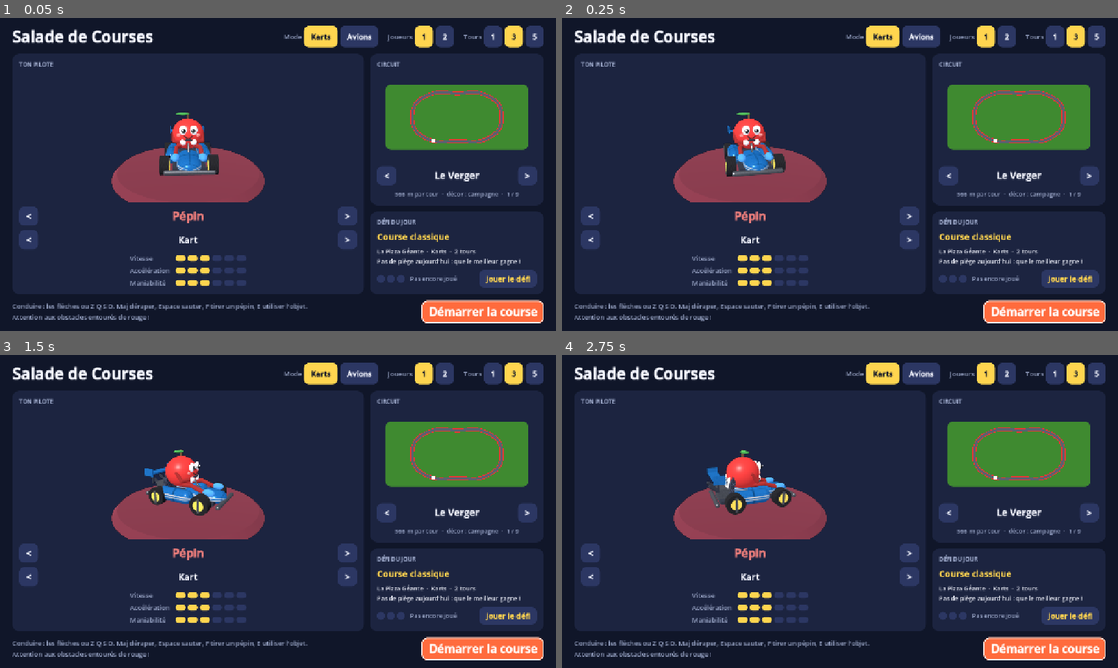
Above: before the commit, frames 1-4 (two rows, left to right).
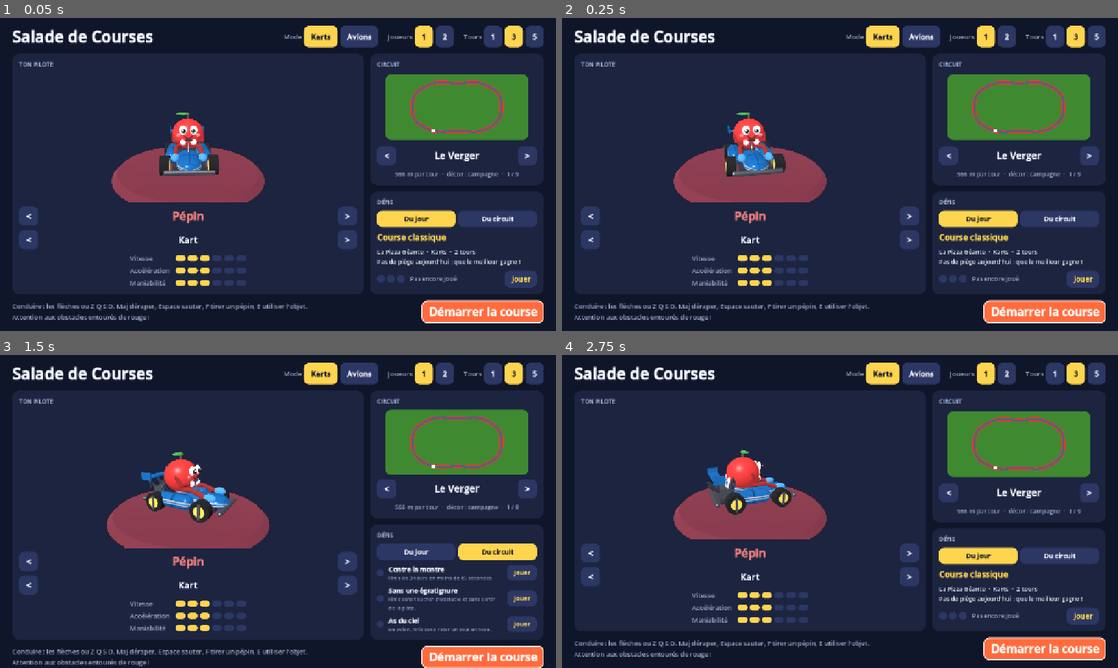
Above: after the commit, the same moments.

Repository: mariusortiz/salade-de-courses
Game: Godot game, scene res://main.tscn
The game is run twice, just before and just after one commit, with the same random seed, the same clock (stepped at 60 frames per second) and the same inputs.
Inputs (mouse positions are in pixels of both pictures, inside the frame that each line leads up to):
- Up to frame 1 (0.05 s): no input
- Up to frame 2 (0.25 s): no input
- Up to frame 3 (1.5 s): click (417, 555) at 0.5 s, where only the run after the commit has a clickable "Du jour"; click (494, 555) at 1.25 s, where only the run after the commit has a clickable "Du circuit"
- Up to frame 4 (2.75 s): click (979, 552) at 2 s, where only the run after the commit has a clickable "Du jour"

The runs differ from the first frame. In frame 1, 6.1% of the frame differs, in the area x 67-97%, y 18-87%; in frame 2, 6.1%; in frame 3, 16%, in the area x 2-98%, y 17-100%; in frame 4, 6.1%.

Commit message:
Ajoute une musique par circuit et trois défis par circuit
Co-Authored-By: Claude Fable 5.2 <noreply@anthropic.com>

Diff:
--- a/donnees/circuits.gd
+++ b/donnees/circuits.gd
@@ -18,6 +18,8 @@
 #    obstacles  où poser les obstacles (si on n'écrit rien : 0.3, 0.5, 0.7 et 0.9).
 #               Une fois sur deux ils ne bougent pas, sinon ils traversent la route.
 #    musique    le fichier de musique du circuit, dans le dossier musique/
+#    defis      les trois défis du circuit (si on n'écrit rien, le jeu en choisit trois).
+#               Les défis possibles sont dans donnees/defis.gd.
 #    decor      "campagne" (si on n'écrit rien), "espace", "montagne", "grotte", "pizza",
 #               "aquarium", "frigo" ou "potager". Les décors sont fabriqués dans jeu/decor.gd.
 #               Certains changent la conduite : on flotte dans l'espace et dans l'aquarium,
@@ -82,7 +84,7 @@
 		"turbos": [0.05, 0.55],
 		"tremplins": [],
 		"bonus": [0.2, 0.45, 0.75],
-		"musique": "res://musique/course-3.mp3",
+		"musique": "res://musique/espace.ogg",
 		"points": [
 			Vector3(93, 5.6, -23),
 			Vector3(79, 3.1, -54),
@@ -110,7 +112,7 @@
 		"turbos": [0.03],
 		"tremplins": [],
 		"bonus": [0.15, 0.5, 0.8],
-		"musique": "res://musique/course-1.mp3",
+		"musique": "res://musique/montagne.ogg",
 		"points": [
 			Vector3(119, 0, 0),
 			Vector3(102, 0.9, 32),
@@ -138,7 +140,7 @@
 		"turbos": [0.05, 0.5],
 		"tremplins": [],
 		"bonus": [0.2, 0.6, 0.85],
-		"musique": "res://musique/course-2.mp3",
+		"musique": "res://musique/grotte.ogg",
 		"points": [
 			Vector3(114, 3, 0),
 			Vector3(92, 5.1, 24),
@@ -166,7 +168,7 @@
 		"turbos": [0.1, 0.6],
 		"tremplins": [],
 		"bonus": [0.25, 0.5, 0.85],
-		"musique": "res://musique/course-1.mp3",
+		"musique": "res://musique/pizza.ogg",
 		"points": [
 			Vector3(87, 0, 0),
 			Vector3(67, 0, 30),
@@ -193,7 +195,7 @@
 		"turbos": [0.06, 0.55],
 		"tremplins": [],
 		"bonus": [0.2, 0.45, 0.8],
-		"musique": "res://musique/course-3.mp3",
+		"musique": "res://musique/aquarium.ogg",
 		"points": [
 			Vector3(105, 0, 26),
 			Vector3(97, 0.9, 38),
@@ -221,7 +223,7 @@
 		"turbos": [0.05],
 		"tremplins": [],
 		"bonus": [0.2, 0.5, 0.8],
-		"musique": "res://musique/course-2.mp3",
+		"musique": "res://musique/frigo.ogg",
 		"points": [
 			Vector3(0, 0, 55),
 			Vector3(-52, 0, 52),
@@ -249,7 +251,7 @@
 		"turbos": [0.05, 0.5],
 		"tremplins": [],
 		"bonus": [0.15, 0.4, 0.7],
-		"musique": "res://musique/course-1.mp3",
+		"musique": "res://musique/potager.ogg",
 		"points": [
 			Vector3(70, 2.1, 34),
 			Vector3(38, 2.8, 44),
--- a/donnees/defis.gd
+++ b/donnees/defis.gd
@@ -14,6 +14,16 @@
 #              "patinoire"  la route glisse (karts seulement)
 #
 #  On gagne une étoile en finissant la course, deux sur le podium, trois en gagnant.
+#
+#  LES DÉFIS DES CIRCUITS
+#  Chaque circuit a trois défis, à réussir quand on veut. Ils se jouent seul, en 3 tours.
+#  Un circuit peut choisir les siens avec "defis" (voir donnees/circuits.gd), sinon il en
+#  reçoit trois : le chrono, un défi de kart et un défi d'avion.
+#
+#    nom      le nom du défi
+#    texte    ce qu'il faut faire (%d est remplacé par le nombre « combien »)
+#    avions   true = le défi se joue en avion
+#    combien  le nombre à atteindre
 # ─────────────────────────────────────────────────────────────
 extends RefCounted
 
@@ -27,3 +37,20 @@
 ]
 
 const ETOILES := ["Finir la course", "Finir sur le podium", "Gagner la course"]
+
+const EPREUVES := {
+	"chrono": {"nom": "Contre la montre", "texte": "Finis les 3 tours en moins de %d secondes.", "avions": false, "combien": 0},
+	"sans_faute": {"nom": "Sans une égratignure", "texte": "Finis sans toucher d'obstacle et sans sortir de la piste.", "avions": false, "combien": 0},
+	"tireur": {"nom": "Tireur d'élite", "texte": "Touche %d adversaires avec tes pépins.", "avions": false, "combien": 3},
+	"gourmand": {"nom": "Gourmand", "texte": "Ramasse %d cagettes.", "avions": false, "combien": 6},
+	"glisse": {"nom": "Roi de la glisse", "texte": "Gagne %d turbos en dérapant.", "avions": false, "combien": 4},
+	"as": {"nom": "As du ciel", "texte": "En avion, finis sans rater un seul anneau.", "avions": true, "combien": 0},
+	"vol": {"nom": "Premier de la classe", "texte": "En avion, gagne la course.", "avions": true, "combien": 0},
+}
+
+# Pour le chrono : la vitesse moyenne à tenir, en mètres par seconde. Plus grand = plus dur.
+const CHRONO_VITESSE := 26.0
+
+# Les défis donnés aux circuits qui n'ont pas choisi les leurs : le chrono, puis un de chaque liste, à tour de rôle.
+const AU_CHOIX_KART := ["sans_faute", "tireur", "gourmand", "glisse"]
+const AU_CHOIX_AVION := ["as", "vol"]
--- a/jeu/course.gd
+++ b/jeu/course.gd
@@ -218,7 +218,8 @@
 		fin = temps
 	if fin >= 0.0 and temps > fin + 2.5 and not annoncee:
 		annoncee = true
-		finie.emit(classement().map(func(k): return {"nom": k.pilote["nom"], "temps": k.arrivee, "humain": k.humain}))
+		finie.emit(classement().map(func(k): return {"nom": k.pilote["nom"], "temps": k.arrivee, "humain": k.humain,
+			"touches": k.touches, "retours": k.retours, "tirs": k.tirs, "cagettes": k.cagettes, "glisses": k.glisses}))
 
 
 func _commander(kart: Node3D, commande: Vector2, boutons: Array) -> void:
@@ -286,6 +287,7 @@
 			# Un kart qui saute assez haut laisse passer le pépin sous lui.
 			if kart != p["tireur"] and Vector2(ecart.x, ecart.z).length() < (2.4 if aerien else 1.7) and absf(ecart.y) < (2.0 if aerien else 0.9):
 				kart.recevoir_pepin()
+				p["tireur"].tirs += 1
 				fini = true
 				break
 		if fini:
--- a/jeu/defi.gd
+++ b/jeu/defi.gd
@@ -56,7 +56,78 @@
 static func serie() -> int:
 	var tout := _lire()
 	var jours := 0
+	tout.erase("circuits")
 	var depuis := 0 if tout.has(_date()) else 1  # si on n'a pas encore joué aujourd'hui, la série tient toujours
 	while tout.has(_date(depuis + jours)):
 		jours += 1
 	return jours
+
+
+# ── Les défis des circuits ───────────────────────────────────
+
+# La courbe d'un circuit, la même que celle de la piste (voir piste.gd).
+static func courbe(circuit: Dictionary) -> Curve3D:
+	var trace := Curve3D.new()
+	var points: Array = circuit["points"]
+	var n := points.size()
+	for i in n + 1:
+		var poignee: Vector3 = (points[(i + 1) % n] - points[(i - 1 + n) % n]) / 6.0
+		trace.add_point(points[i % n], -poignee, poignee)
+	return trace
+
+
+# Les trois défis d'un circuit, avec leur texte prêt à afficher.
+static func du_circuit(numero: int) -> Array:
+	var circuit: Dictionary = Circuits.CIRCUITS[numero]
+	var choisis: Array = circuit.get("defis", ["chrono", Defis.AU_CHOIX_KART[numero % Defis.AU_CHOIX_KART.size()], Defis.AU_CHOIX_AVION[numero % Defis.AU_CHOIX_AVION.size()]])
+	var epreuves: Array = []
+	for cle in choisis:
+		var e: Dictionary = Defis.EPREUVES[cle].duplicate()
+		e["cle"] = cle
+		if cle == "chrono":
+			e["combien"] = int(courbe(circuit).get_baked_length() * 3.0 / Defis.CHRONO_VITESSE)
+		if "%d" in e["texte"]:
+			e["texte"] = e["texte"] % e["combien"]
+		epreuves.append(e)
+	return epreuves
+
+
+# Le défi est-il réussi ? « r » est le résultat du joueur à la fin de la course (voir course.gd).
+static func reussie(epreuve: Dictionary, r: Dictionary) -> bool:
+	if r["temps"] < 0.0:
+		return false  # il faut au moins finir la course
+	match epreuve["cle"]:
+		"chrono":
+			return r["temps"] <= epreuve["combien"]
+		"sans_faute":
+			return r["touches"] == 0 and r["retours"] == 0
+		"tireur":
+			return r["tirs"] >= epreuve["combien"]
+		"gourmand":
+			return r["cagettes"] >= epreuve["combien"]
+		"glisse":
+			return r["glisses"] >= epreuve["combien"]
+		"as":
+			return r["retours"] == 0
+		"vol":
+			return r["place"] == 1
+	return false
+
+
+# Les défis déjà réussis sur un circuit (la liste de leurs clés).
+static func reussis(nom_du_circuit: String) -> Array:
+	var circuits = _lire().get("circuits", {})
+	return circuits.get(nom_du_circuit, []) if circuits is Dictionary else []
+
+
+static func valider(nom_du_circuit: String, cle: String) -> void:
+	var tout := _lire()
+	if not tout.get("circuits") is Dictionary:
+		tout["circuits"] = {}
+	var faits: Array = tout["circuits"].get(nom_du_circuit, [])
+	if not faits.has(cle):
+		faits.append(cle)
+	tout["circuits"][nom_du_circuit] = faits
+	var fichier := FileAccess.open(FICHIER, FileAccess.WRITE)
+	if fichier != null:
+		fichier.store_string(JSON.stringify(tout))
--- a/jeu/kart.gd
+++ b/jeu/kart.gd
@@ -48,6 +48,11 @@
 var toupie := 0.0         # secondes de tête-à-queue qui restent
 var englue := 0.0         # secondes de ralentissement dans le jus qui restent
 var repos_saut := 0.0
+# Ce que le joueur a fait pendant la course, pour les défis.
+var touches := 0          # obstacles touchés
+var tirs := 0             # adversaires touchés avec un pépin
+var cagettes := 0         # cagettes ramassées
+var glisses := 0          # turbos gagnés en dérapant
 var protege := 0.0        # secondes pendant lesquelles un obstacle ne peut plus nous toucher
 var tir_avant := false
 var objet_avant := false
@@ -174,6 +179,7 @@
 
 # Le kart roule sur une cagette : il gagne une chose au hasard.
 func ramasser() -> void:
+	cagettes += 1
 	var bonus: String = R.BONUS.pick_random()
 	if bonus == "pepins" or objet != "":
 		# Si on a déjà un objet en réserve, on gagne des pépins à la place.
@@ -218,6 +224,7 @@
 	if protege > 0.0:
 		return
 	protege = R.TETE_A_QUEUE + 2.0
+	touches += 1
 	if bouclier > 0.0:
 		bouclier = 0.0
 	else:
@@ -331,8 +338,10 @@
 	elif not bouton or vitesse < vmax * 0.3 or en_toupie:
 		if not bouton and charge >= R.DERAPAGE_GRAND_TURBO:
 			turbo = R.TURBO_DUREE
+			glisses += 1
 		elif not bouton and charge >= R.DERAPAGE_PETIT_TURBO:
 			turbo = R.TURBO_DUREE * 0.5
+			glisses += 1
 		derapage = 0.0
 	elif au_sol:
 		charge += dt
--- a/jeu/main.gd
+++ b/jeu/main.gd
@@ -22,7 +22,7 @@
 
 var GRAS := FontVariation.new()  # la police des titres, en plus épais
 
-var choix := {"joueurs": 1, "pilotes": [0, 1], "vehicules": [0, 0], "circuit": 0, "tours": 3, "avions": false}
+var choix := {"joueurs": 1, "pilotes": [0, 1], "vehicules": [0, 0], "circuit": 0, "tours": 3, "avions": false, "onglet": 0}
 var menu: Control
 var resultats: Control
 var course: Node
@@ -62,8 +62,9 @@
 			_galerie(option.trim_prefix("--galerie="))
 			return
 		elif option.begins_with("--resultats="):
-			defi = Defi.du_jour()
-			_montrer_resultats([{"nom": "Pastek", "temps": 61.2, "humain": false}, {"nom": "Pépin", "temps": 63.9, "humain": true}, {"nom": "Mimi", "temps": -1.0, "humain": false}])
+			var essai := {"touches": 1, "retours": 0, "tirs": 3, "cagettes": 2, "glisses": 0}
+			defi = {"circuit": 0, "avions": false, "tours": 3, "regle": {"effet": ""}, "epreuve": Defi.du_circuit(0)[1]}
+			_montrer_resultats([{"nom": "Pastek", "temps": 61.2, "humain": false}.merged(essai), {"nom": "Pépin", "temps": 63.9, "humain": true}.merged(essai), {"nom": "Mimi", "temps": -1.0, "humain": false}.merged(essai)])
 			await get_tree().create_timer(1.0).timeout
 			get_viewport().get_texture().get_image().save_png(option.trim_prefix("--resultats="))
 			get_tree().quit()
@@ -77,6 +78,8 @@
 			choix["vehicules"] = [int(option.trim_prefix("--vehicule=")), int(option.trim_prefix("--vehicule="))]
 		elif option.begins_with("--circuit="):
 			choix["circuit"] = int(option.trim_prefix("--circuit="))
+		elif option.begins_with("--onglet="):
+			choix["onglet"] = int(option.trim_prefix("--onglet="))
 		elif option.begins_with("--joueurs="):
 			choix["joueurs"] = int(option.trim_prefix("--joueurs="))
 	if essai_circuit >= 0:
@@ -147,7 +150,7 @@
 	droite.custom_minimum_size.x = 400 if choix["joueurs"] == 1 else 340
 	corps.add_child(droite)
 	_carte_du_circuit(droite)
-	_carte_du_defi(droite)
+	_carte_des_defis(droite)
 
 	# En bas : le rappel des touches et le bouton pour partir.
 	var pied := HBoxContainer.new()
@@ -250,7 +253,7 @@
 	var carte := _carte(parent, "Circuit")
 	carte.get_parent().size_flags_vertical = Control.SIZE_EXPAND_FILL
 	var circuit: Dictionary = Circuits.CIRCUITS[choix["circuit"]]
-	var longueur := _plan(carte, circuit, Vector2(330, 150))
+	var longueur := _plan(carte, circuit, Vector2(330, 150) if choix["joueurs"] == 1 else Vector2(300, 96))
 	var nombre := Circuits.CIRCUITS.size()
 	_selecteur(carte, circuit["nom"], TEXTE, 22,
 		func(): choix["circuit"] = (choix["circuit"] + nombre - 1) % nombre,
@@ -273,13 +276,7 @@
 	fond.clip_contents = true
 	parent.add_child(fond)
 
-	# La même courbe que celle de la piste (voir piste.gd).
-	var courbe := Curve3D.new()
-	var points: Array = circuit["points"]
-	var n := points.size()
-	for i in n + 1:
-		var poignee: Vector3 = (points[(i + 1) % n] - points[(i - 1 + n) % n]) / 6.0
-		courbe.add_point(points[i % n], -poignee, poignee)
+	var courbe: Curve3D = Defi.courbe(circuit)
 	var trace := PackedVector2Array()
 	var zone := Rect2()
 	for i in 160:
@@ -306,12 +303,29 @@
 	return int(courbe.get_baked_length())
 
 
-# La carte du défi du jour.
-func _carte_du_defi(parent: Control) -> void:
+# La carte des défis, avec deux onglets : le défi du jour, et les trois défis du circuit choisi.
+func _carte_des_defis(parent: Control) -> void:
+	var carte := _carte(parent, "Défis")
+	var onglets := HBoxContainer.new()
+	onglets.add_theme_constant_override("separation", 6)
+	carte.add_child(onglets)
+	for i in 2:
+		var onglet := _bouton(["Du jour", "Du circuit"][i], JAUNE if i == choix["onglet"] else CARTE_CLAIRE, FOND if i == choix["onglet"] else TEXTE, 15)
+		onglet.size_flags_horizontal = Control.SIZE_EXPAND_FILL
+		onglet.pressed.connect(func():
+			choix["onglet"] = i
+			_montrer_menu())
+		onglets.add_child(onglet)
+	if choix["onglet"] == 0:
+		_defi_du_jour(carte)
+	else:
+		_defis_du_circuit(carte)
+
+
+func _defi_du_jour(carte: Control) -> void:
 	var du_jour: Dictionary = Defi.du_jour()
-	var carte := _carte(parent, "Défi du jour")
 	var regle: Dictionary = du_jour["regle"]
-	_texte(carte, regle["nom"], 20, JAUNE, true)
+	_texte(carte, regle["nom"], 19, JAUNE, true)
 	var description := _texte(carte, "%s  ·  %s  ·  %d tours\n%s" % [Circuits.CIRCUITS[du_jour["circuit"]]["nom"], "Avions" if du_jour["avions"] else "Karts", du_jour["tours"], regle["texte"]], 14, TEXTE)
 	description.autowrap_mode = TextServer.AUTOWRAP_WORD_SMART
 	var ligne := HBoxContainer.new()
@@ -321,11 +335,34 @@
 	var serie := Defi.serie()
 	var suite := _texte(ligne, "Série : %d jour%s" % [serie, "s" if serie > 1 else ""] if serie > 0 else "Pas encore joué", 14, DISCRET)
 	suite.size_flags_horizontal = Control.SIZE_EXPAND_FILL
-	var jouer := _bouton("Jouer le défi", CARTE_CLAIRE, JAUNE, 17)
+	var jouer := _bouton("Jouer", CARTE_CLAIRE, JAUNE, 16)
 	jouer.pressed.connect(func():
 		defi = du_jour
 		_lancer(false))
 	ligne.add_child(jouer)
+
+
+# Les trois défis du circuit choisi : une pastille jaune quand le défi est réussi.
+func _defis_du_circuit(carte: Control) -> void:
+	var nom: String = Circuits.CIRCUITS[choix["circuit"]]["nom"]
+	var faits: Array = Defi.reussis(nom)
+	for epreuve in Defi.du_circuit(choix["circuit"]):
+		var ligne := HBoxContainer.new()
+		ligne.add_theme_constant_override("separation", 10)
+		carte.add_child(ligne)
+		_pastilles(ligne, 1 if faits.has(epreuve["cle"]) else 0, 1, JAUNE, 16)
+		var textes := VBoxContainer.new()
+		textes.add_theme_constant_override("separation", 0)
+		textes.size_flags_horizontal = Control.SIZE_EXPAND_FILL
+		ligne.add_child(textes)
+		_texte(textes, epreuve["nom"], 15, JAUNE if faits.has(epreuve["cle"]) else TEXTE, true)
+		_texte(textes, epreuve["texte"], 12, DISCRET).autowrap_mode = TextServer.AUTOWRAP_WORD_SMART
+		var jouer := _bouton("Jouer", CARTE_CLAIRE, JAUNE, 14)
+		jouer.size_flags_vertical = Control.SIZE_SHRINK_CENTER
+		jouer.pressed.connect(func():
+			defi = {"circuit": choix["circuit"], "avions": epreuve["avions"], "tours": 3, "regle": {"effet": ""}, "epreuve": epreuve}
+			_lancer(false))
+		ligne.add_child(jouer)
 
 
 # ── Les briques du menu ──────────────────────────────────────
@@ -485,15 +522,23 @@
 	var centre := CenterContainer.new()
 	centre.set_anchors_preset(Control.PRESET_FULL_RECT)
 	resultats.add_child(centre)
-	var carte := _carte(centre, "Défi du jour" if not defi.is_empty() else "Résultat")
+	var titre := "Résultat"
+	if defi.has("epreuve"):
+		titre = "Défi : " + defi["epreuve"]["nom"]
+	elif not defi.is_empty():
+		titre = "Défi du jour"
+	var carte := _carte(centre, titre)
 	carte.custom_minimum_size.x = 440
 	_texte(carte, "Classement", 34, TEXTE, true)
 
 	var place := 0
+	var joueur := {}
 	for i in classement.size():
 		var r: Dictionary = classement[i]
 		if r["humain"] and place == 0:
 			place = i + 1
+			joueur = r
+			joueur["place"] = place
 		var ligne := HBoxContainer.new()
 		ligne.add_theme_constant_override("separation", 14)
 		carte.add_child(ligne)
@@ -503,7 +548,19 @@
 		_texte(ligne, "%.1f s" % r["temps"] if r["temps"] >= 0.0 else "—", 20, couleur)
 
 	# Le défi du jour : on gagne une, deux ou trois étoiles.
-	if not defi.is_empty() and place > 0:
+	if defi.has("epreuve") and place > 0:
+		# Un défi du circuit : réussi ou raté.
+		var gagne: bool = Defi.reussie(defi["epreuve"], joueur)
+		if gagne:
+			Defi.valider(Circuits.CIRCUITS[defi["circuit"]]["nom"], defi["epreuve"]["cle"])
+		var ligne := HBoxContainer.new()
+		ligne.add_theme_constant_override("separation", 12)
+		carte.add_child(ligne)
+		_pastilles(ligne, 1 if gagne else 0, 1, JAUNE, 22)
+		var verdict := _texte(ligne, "Défi réussi !" if gagne else "Raté. " + defi["epreuve"]["texte"], 16, JAUNE if gagne else DISCRET, true)
+		verdict.autowrap_mode = TextServer.AUTOWRAP_WORD_SMART
+		verdict.size_flags_horizontal = Control.SIZE_EXPAND_FILL
+	elif not defi.is_empty() and place > 0:
 		var etoiles := Defi.noter(place)
 		var ligne := HBoxContainer.new()
 		ligne.add_theme_constant_override("separation", 12)
Not shown, added: musique/aquarium.ogg.import
Not shown, added: musique/espace.ogg.import
Not shown, added: musique/frigo.ogg.import
Not shown, added: musique/grotte.ogg.import
Not shown, added: musique/montagne.ogg.import
Not shown, added: musique/pizza.ogg.import
Not shown, added: musique/potager.ogg.import
Not shown, changed: musique/CREDITS.md
Not shown, added: musique/aquarium.ogg
Not shown, added: musique/espace.ogg
Not shown, added: musique/frigo.ogg
Not shown, added: musique/grotte.ogg
(and 3 more such lines)
